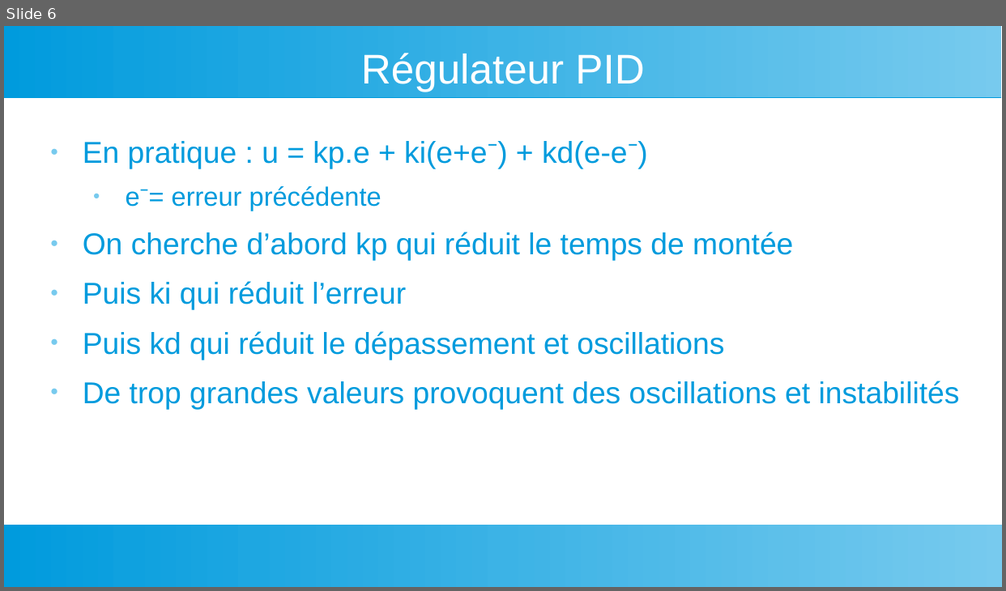
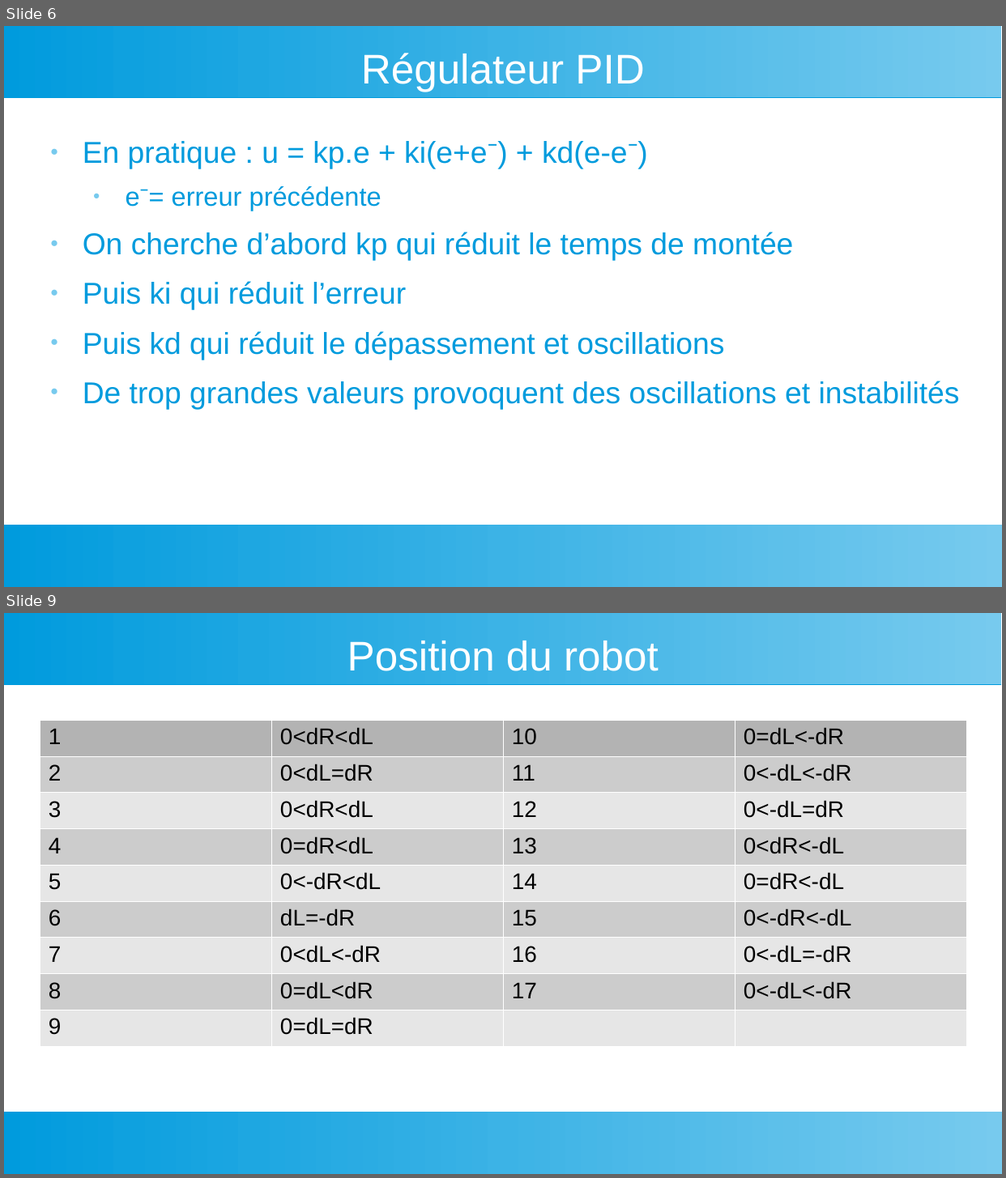
Before and after one commit to LaFabrickMassy/Projet-Fablab, a slide deck: Robotique/Micromouse/Documents/Micromouse -3-Controle.odp. Shown one above the other, each under a label of ours: slide 6 before the commit, slides 6 and 9 after it; the slides between them are not shown. The pictures are 1006x591 and 1006x1178 pixels, drawn with LibreOffice and Linux fonts; fonts in the diff are those of the drawing. Boxes give left, top, right and bottom in pixels: in the first picture for what was removed or moved away, otherwise in the second. Text is boxed around its words. In the diff, an @@ line names an element or a change of style, - is before the commit and + after.

```diff
--- a/Robotique/Micromouse/Documents/Micromouse -3-Controle.odp
+++ b/Robotique/Micromouse/Documents/Micromouse -3-Controle.odp
@@ slide 9 added at (4, 613, 1002, 1174), background #FFFFFF; not listed: 2 template elements that a slide beside it also shows @@
@@ title added at (347, 641, 658, 671), 33 pt, text #FFFFFF @@
+Position du robot
@@ table added at (40, 720, 966, 1038), 9 rows, 4 columns @@
+1 | 0<dR<dL | 10 | 0=dL<-dR
+2 | 0<dL=dR | 11 | 0<-dL<-dR
+3 | 0<dR<dL | 12 | 0<-dL=dR
+4 | 0=dR<dL | 13 | 0<dR<-dL
+5 | 0<-dR<dL | 14 | 0=dR<-dL
+6 | dL=-dR | 15 | 0<-dR<-dL
+7 | 0<dL<-dR | 16 | 0<-dL=-dR
+8 | 0=dL<dR | 17 | 0<-dL<-dR
+9 | 0=dL=dR |  | 
```
Also in this commit, not shown: 2 other slides added.
